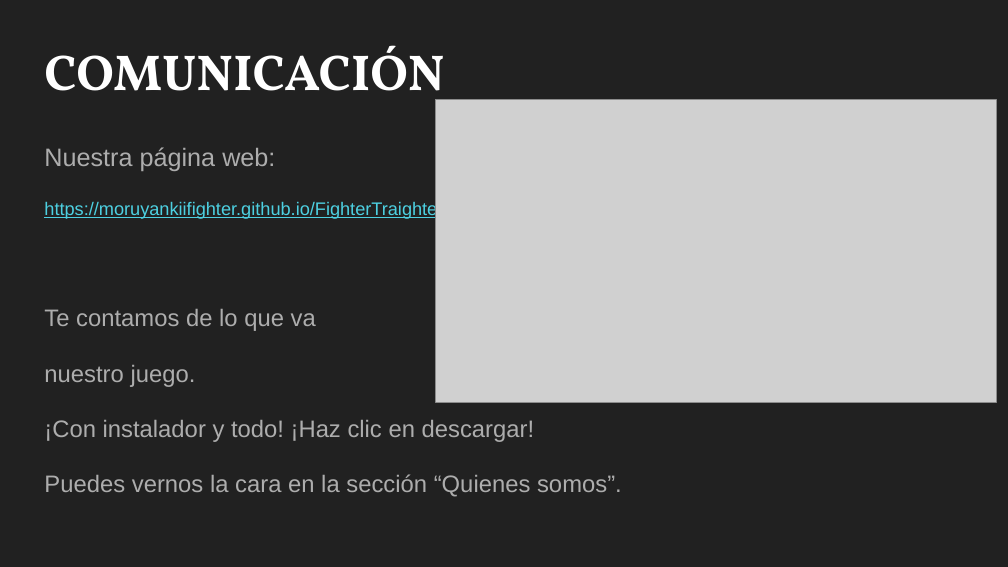
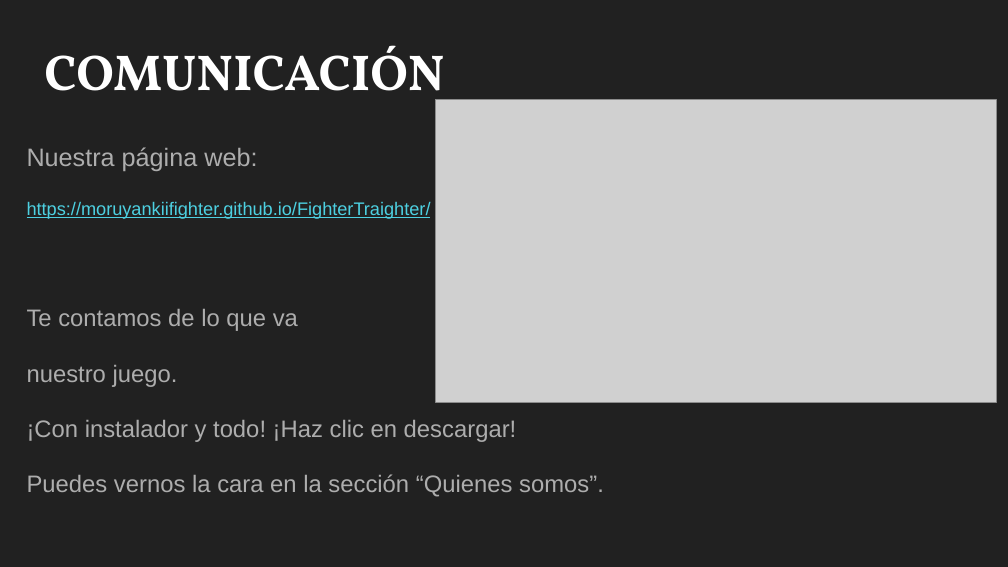
Before and after one commit to MoruyankiiFighter/FighterTraighter, a slide deck: slide 10 of assets/Assets_Presentaciones/TercerHito/Hito 3.pptx. Drawn at 1008x567 pixels with LibreOffice and Linux fonts; fonts in the diff are those of the drawing; grey boxes stand for pictures. Boxes give left, top, right and bottom in pixels: in the first picture for what was removed or moved away, otherwise in the second. Text is boxed around its words. In the diff, an @@ line names an element or a change of style, - is before the commit and + after.

```diff
--- a/assets/Assets_Presentaciones/TercerHito/Hito 3.pptx
+++ b/assets/Assets_Presentaciones/TercerHito/Hito 3.pptx
@@ text "Nuestra página web:": place and size @@
-text "Nuestra página web:" at (44,147,622,497)
+text "Nuestra página web:" at (27,147,604,497)
```
